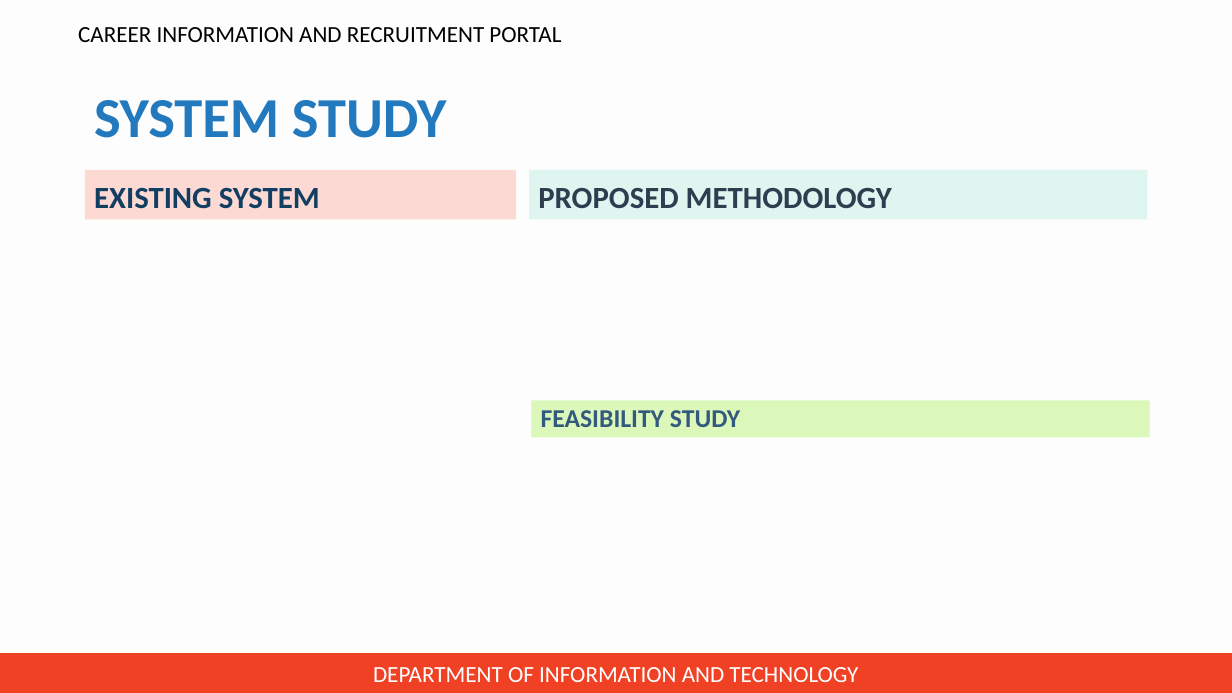
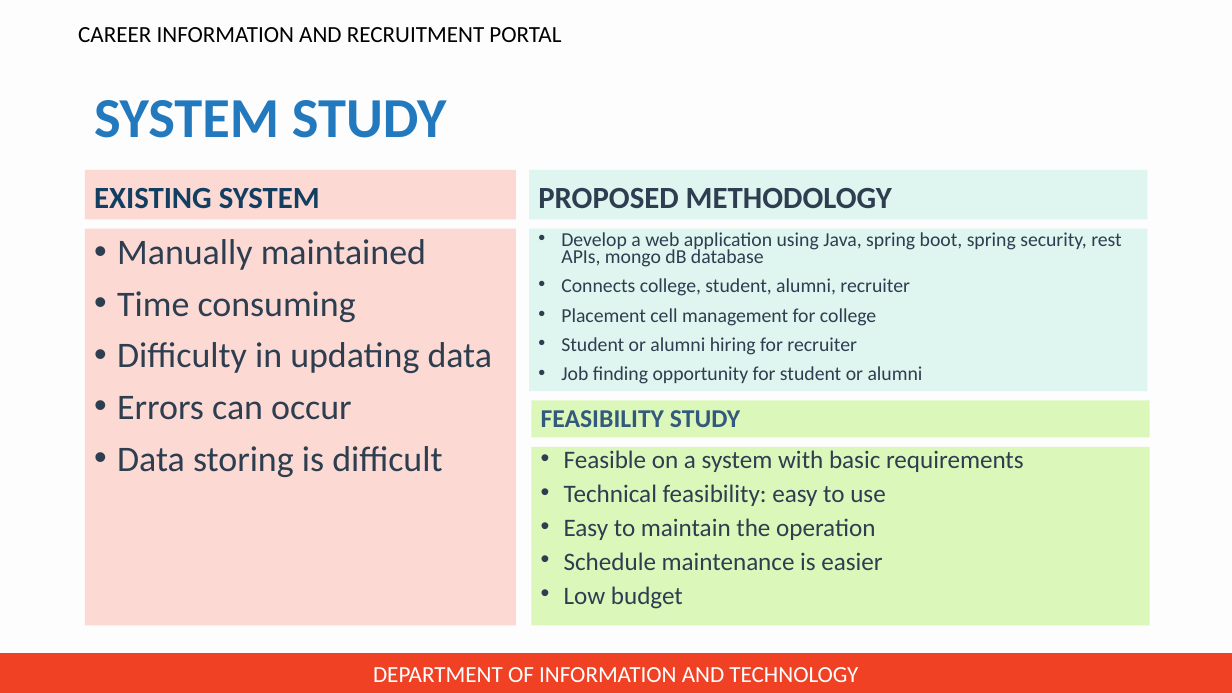
Before and after one commit to jincy-p-janardhanan/Career-Information-and-Recruitment-Portal, a slide deck: slide 6 of Presentation for zeroth review/PPT for zeroth review.pptx. Drawn at 1232x693 pixels with LibreOffice and Linux fonts; fonts in the diff are those of the drawing; background and template pictures are left out. Boxes give left, top, right and bottom in pixels: in the first picture for what was removed or moved away, otherwise in the second. Text is boxed around its words. In the diff, an @@ line names an element or a change of style, - is before the commit and + after.

```diff
--- a/Presentation for zeroth review/PPT for zeroth review.pptx
+++ b/Presentation for zeroth review/PPT for zeroth review.pptx
@@ text added at bbox=[85, 229, 516, 626], fill #FCD9D3, 28 pt, text #2D3E50 @@
+• Manually maintained
+• Time consuming
+• Difficulty in updating data
+• Errors can occur
+• Data storing is difficult
@@ text added at bbox=[530, 229, 1148, 392], fill #DFF5EF, 15.4 pt, text #2D3E50 @@
+• Develop a web application using Java, spring boot, spring security, rest APIs, mongo dB database
+• Connects college, student, alumni, recruiter
+• Placement cell management for college
+• Student or alumni hiring for recruiter
+• Job finding opportunity for student or alumni
@@ text added at bbox=[531, 447, 1150, 626], fill #DCF7BA, 19.6 pt, text #2D3E50 @@
+• Feasible on a system with basic requirements
+• Technical feasibility: easy to use
+• Easy to maintain the operation
+• Schedule maintenance is easier
+• Low budget
```
Also in this commit, not shown: 2 other slides changed, 3 slides added, 3 slides removed.
